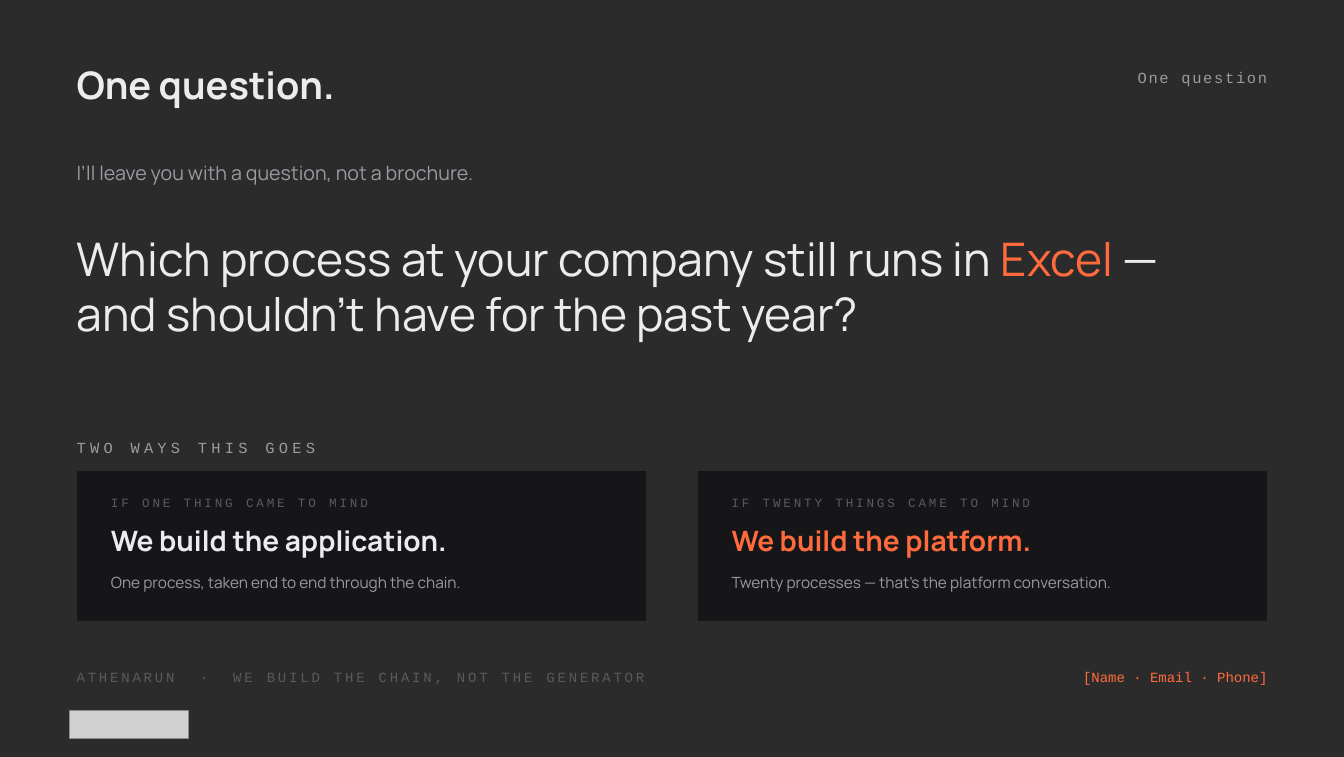
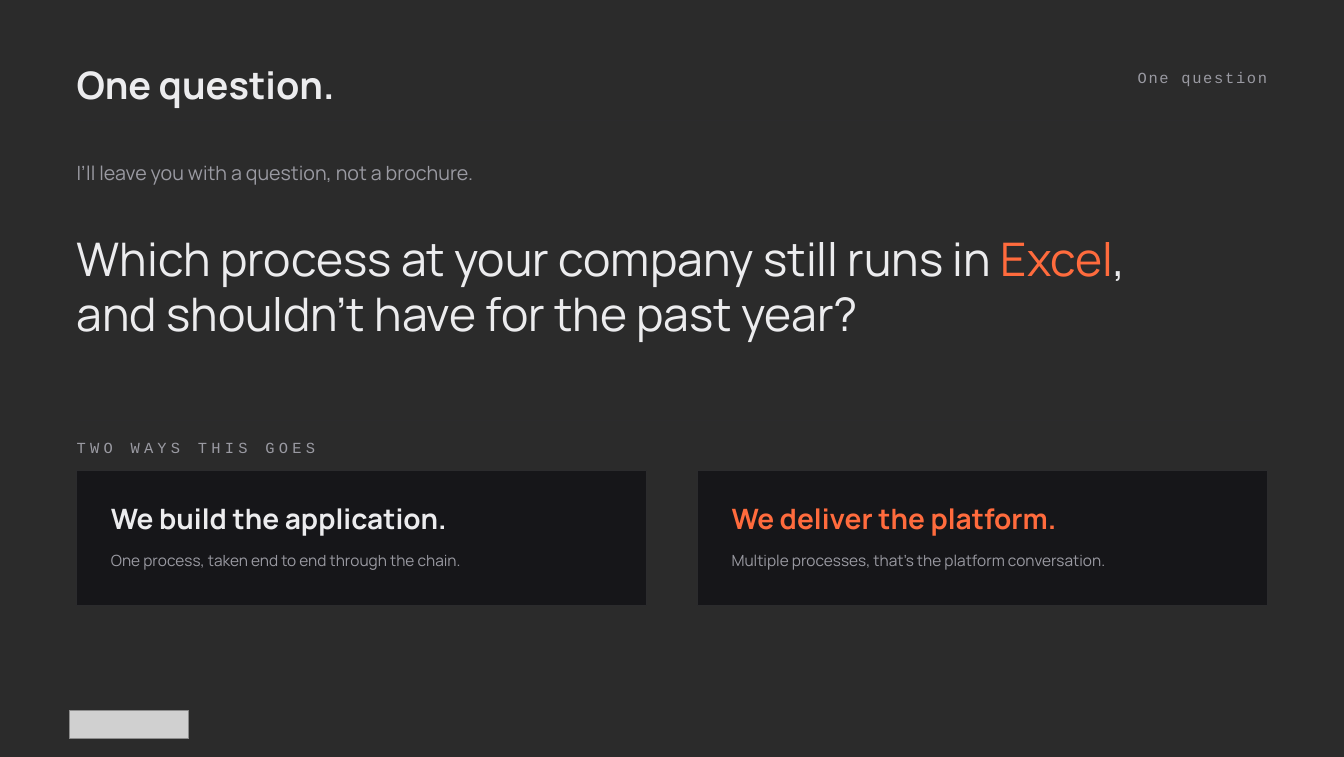
Before and after one commit to athenarunai-gif/Athena, a slide deck: slide 7 of decks/Pitch_Deck_AthenaRun_v4.pptx. Drawn at 1344x757 pixels with LibreOffice and Linux fonts; fonts in the diff are those of the drawing; grey boxes stand for pictures; background and template pictures are left out; a plain dark background stands for a picture behind light text. Boxes give left, top, right and bottom in pixels: in the first picture for what was removed or moved away, otherwise in the second. Text is boxed around its words. In the diff, an @@ line names an element or a change of style, - is before the commit and + after.

```diff
--- a/decks/Pitch_Deck_AthenaRun_v4.pptx
+++ b/decks/Pitch_Deck_AthenaRun_v4.pptx
@@ text at (77, 242, 1126, 342): text changed @@
-Which process at your company still runs in Excel — and shouldn’t have for the past year?
+Which process at your company still runs in Excel, and shouldn’t have for the past year?
@@ rectangle: place and size @@
-rectangle at (77, 470, 647, 622)
+rectangle at (77, 470, 647, 605)
@@ rectangle: place and size @@
-rectangle at (697, 470, 1267, 622)
+rectangle at (697, 470, 1267, 605)
@@ text "We build the application.": place and size @@
-text "We build the application." at (111, 530, 447, 558)
+text "We build the application." at (111, 508, 447, 536)
@@ text removed at (111, 499, 368, 507) @@
-IF ONE THING CAME TO MIND
@@ text at (732, 508, 1057, 536): text changed @@
-We build the platform.
+We deliver the platform.
@@ text removed at (732, 499, 1030, 507) @@
-IF TWENTY THINGS CAME TO MIND
@@ text "One process, taken end to ...": place and size @@
-text "One process, taken end to ..." at (111, 576, 461, 592)
+text "One process, taken end to ..." at (111, 554, 461, 570)
@@ text at (732, 554, 1105, 570): text changed @@
-Twenty processes — that’s the platform conversation.
+Multiple processes, that’s the platform conversation.
@@ text removed at (77, 673, 644, 683) @@
-ATHENARUN · WE BUILD THE CHAIN, NOT THE GENERATOR
@@ text removed at (1083, 672, 1267, 685) @@
-[Name · Email · Phone]
```
Also in this commit, not shown: 10 other slides changed, 1 other file.
